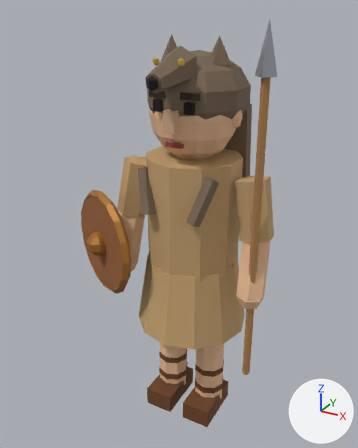
Two versions of the glTF model rzym3d/godot/modele/welita.glb, one commit apart.
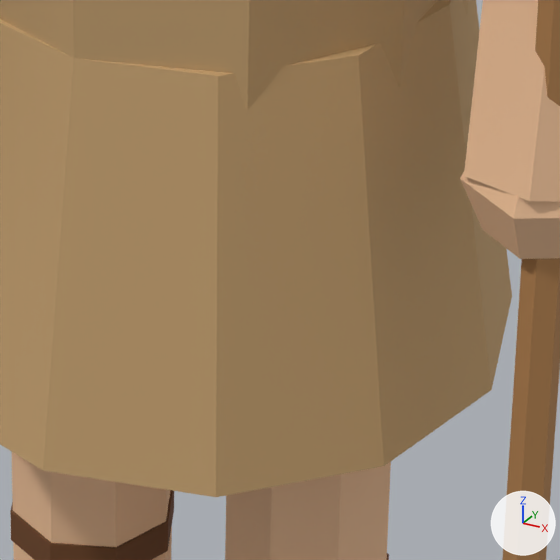
Old and new are each drawn whole from a camera (50 mm lens) standing at (0.897, -1.756, 1.816) and looking at (-0.069, 0.001, 0.938) and again close up on the part from 44% to 71% of the width and 59% to 80% of the height. Lighting does not change. The marker at lower right points along +X, +Y and +Z. The older version's two pictures come first. Vertices at exactly the same position are counted once.

Names of what the first close-up shows: 'cialo', 'noga_l', 'noga_p', 'reka_p'.
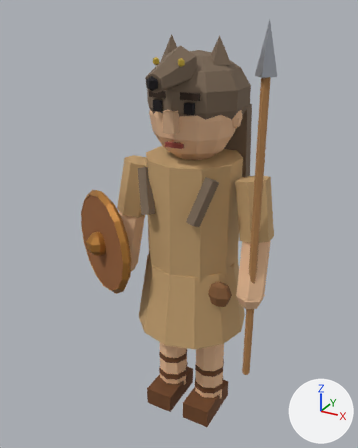
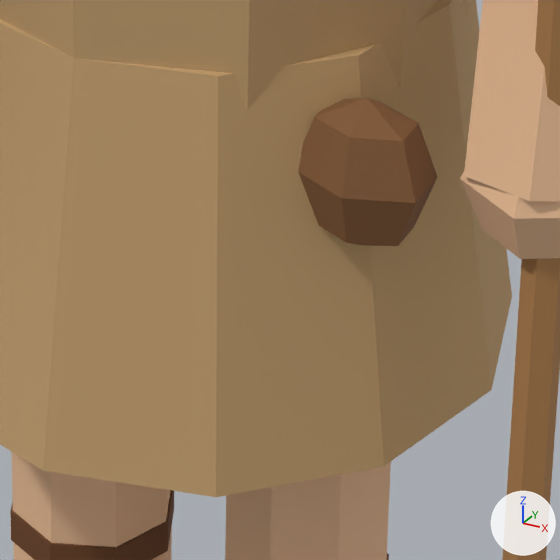
Where the change shows, as pixel boxes (x1, y1, x2, y2) in the close-ups (560 x 560 px):
part 1 of me_cialo, added (brown): after (298, 98, 437, 246)

What changed in the scene script:
```text
Add mat_m_825a38:
    mat_m_825a38 = principled_material('m_825a38')
    mat_m_825a38.base_color = (0.227, 0.101, 0.0356)  # brown #835935
    mat_m_825a38.roughness = 0.85
Change me_cialo:
    used by ob_cialo; location = (0.0, 0.0, 0.0)
    remove me_cialo.from_pydata(...)  # 376 vertices, 664 faces; spans x -0.25..0.25, y -0.332..0.25, z 0.48..1.72
    add me_cialo.from_pydata(...)  # 64 vertices, 116 faces; spans x -0.25..0.25, y -0.25..0.25, z 0.48..1.26
    me_cialo part 1: a new loose piece, a UV sphere (6 segments, 4 rings, poles along z) spanning x 0.142..0.238, y -0.159..-0.081, z 0.66..0.781, in mat_m_825a38 (brown #835935)
    other edits to the shape of me_cialo do not show in these pictures
    remove me_cialo.materials.append(mat_m_ecbe96)  # beige #edbf97
    remove me_cialo.materials.append(mat_m_1a1418)  # black #130c11
    remove me_cialo.materials.append(mat_m_38281c)  # brown #352315
    remove me_cialo.materials.append(mat_m_cfa784)  # brown #d0a885
    remove me_cialo.materials.append(mat_m_96463c)  # red #974439
    remove me_cialo.materials.append(mat_m_7a6856)  # brown #7b6855
    remove me_cialo.materials.append(mat_m_c8aa3c)  # yellow #c9ac39
    add me_cialo.materials.append(mat_m_825a38)  # brown #835935
```
